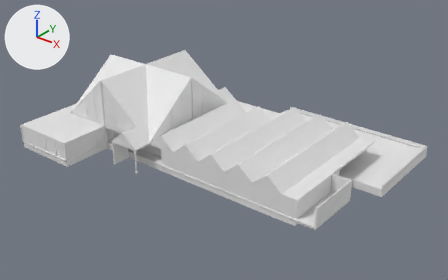
The glTF model Project/PackageSources/LSZF-assets/lszf-restaurant/lszf-restaurant.gltf as it was, and as the next commit left it.
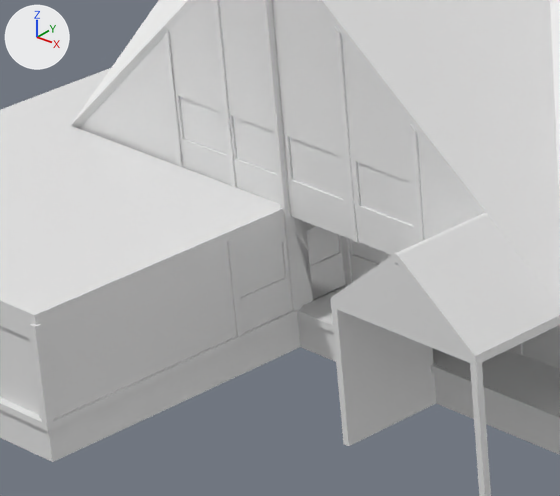
Each version is shown whole from a 50 mm lens placed at (80.6, -66.6, 45.1), pointed at (24.4, 3.8, 1.5), then close up on the part from 13% to 33% of the width and 33% to 62% of the height. Every picture has the same lights, and +X, +Y and +Z are marked at upper left. Materials are left out; every surface is plain grey. Vertices at the same position are counted once.

Names of what the first close-up shows: 'building_004'.
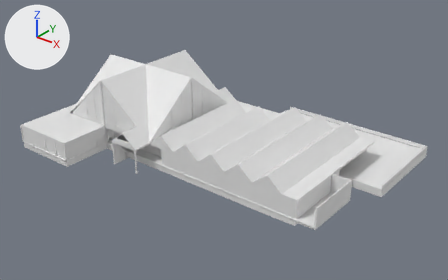
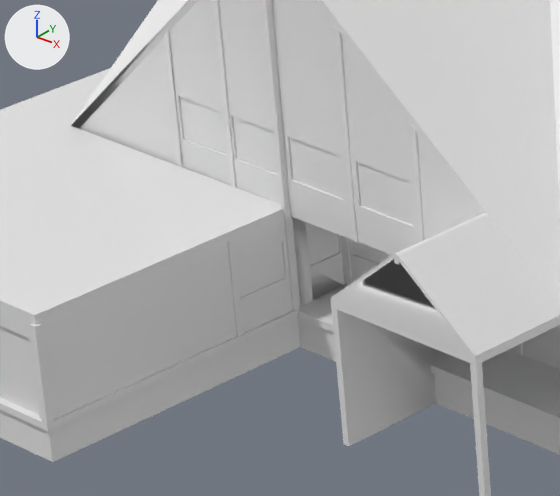
Patch to the scene script:
```diff
--- a/Project/PackageSources/LSZF-assets/lszf-restaurant/lszf-restaurant.gltf.py
+++ b/Project/PackageSources/LSZF-assets/lszf-restaurant/lszf-restaurant.gltf.py
@@ me_building_004_mesh @@
 # used by ob_building_004; location = (24.76, 1.14, 0.0)
-me_building_004_mesh.from_pydata(...)  # 3038 vertices, 5192 faces; spans x -31.8..25.8, y -16.4..21.8, z -0.9..11.0
+me_building_004_mesh.from_pydata(...)  # 2690 vertices, 4596 faces; spans x -31.8..25.8, y -16.4..21.8, z -0.9..11.0
+# me_building_004_mesh part 1: 82 vertices moved within x -31.8..12.9, y -8.1..13.8, z -0.5..11.0; 361 vertices removed from x -29.1..25.8, y -16.3..21.8, z -0.9..10.9; 13 vertices added at x -16.8..20.2, y 11.7..13.8, z 2.9..11.0
```

Location of each change, (x1, y1, x2, y2) in pixels of the close-ups (560 x 496 px):
part 1 of me_building_004_mesh, cut back: before (0, 0, 560, 496); after (352, 132, 481, 264)
